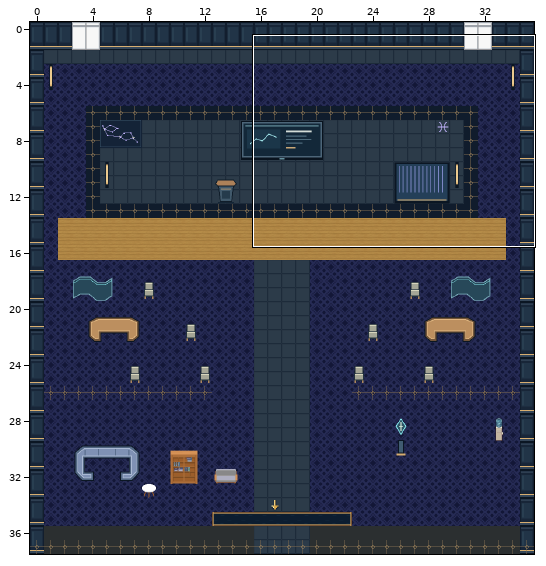
A Tiled map (JSON) gets an edit: maps/preview/speaker-pisces.tmj. The first picture is a wide view before the edit; the outline marks the close-up.
Close-up. Earlier state:
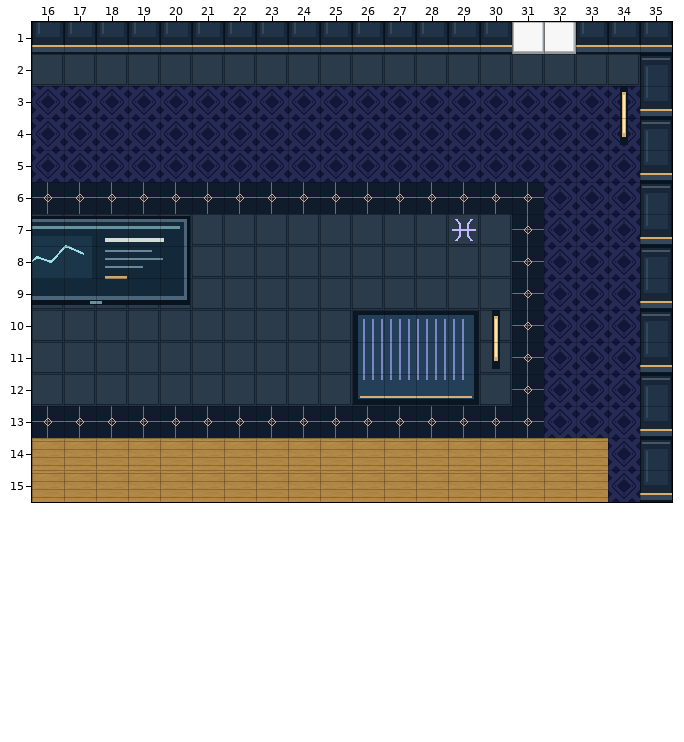
Cells are 32x32 px. Shown: x 16..35, y 1..15. The commit also changed other parts of the map, which this record leaves out.
Now the later version:
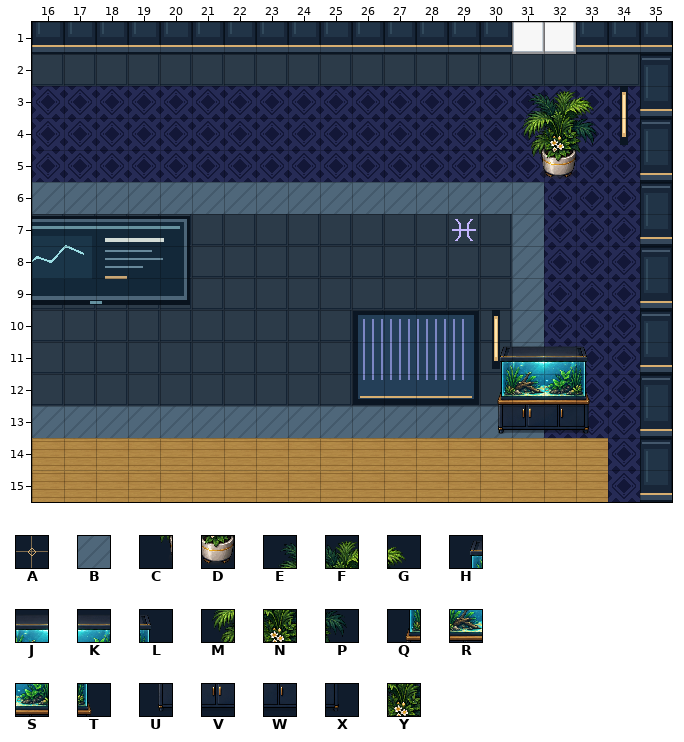
Key: from "art-0": A 15; from "art-1": B 360; from "art-8": C 6, D 7; from "art-9": E 64, F 65, G 66, H 67, J 68, K 69, L 70, M 80, N 81, P 82, Q 83, R 84, S 85, T 86, U 99, V 100, W 101, X 102; from "navigation-mask": Y 1.
_ is an empty cell, # one hidden under a higher layer, . an unchanged one.
Tiles of an added or newly shown layer are drawn over the layers below it.
See-through tiles are keyed as they look on the map.
Edits made:
--- layer "terrain"
@@ x 16..31 @@
- 6 AAAAAAAAAAAAAAAA
- 7 ...............A
- 8 ...............A
- 9 ...............A
-10 ...............A
-11 ...............A
-12 ...............A
-13 AAAAAAAAAAAAAAAA
+ 6 BBBBBBBBBBBBBBBB
+ 7 ...............B
+ 8 ...............B
+ 9 ...............B
+10 ...............B
+11 ...............B
+12 ...............#
+13 BBBBBBBBBBBBBBBB
--- layer "scenery-belowAvatar-0"
@@ x 31..33 @@
- 3 ___
- 4 ___
- 5 __.
+ 3 EFG
+ 4 MNP
+ 5 CD.
--- layer "scenery-belowAvatar-1"
@@ x 30..33 @@
-11 ____
-12 _.._
-13 ____
+11 HJKL
+12 Q..T
+13 UVWX
--- layer "interior-ambient-water" (added)
@@ x 30..33 @@
-11 ____
-12 ____
-13 ____
+11 HJKL
+12 QRST
+13 UVWX
--- layer "physical-collisions"
@@ x 31..33 @@
- 3 ___
- 4 ___
- 5 __.
+ 3 YYY
+ 4 YYY
+ 5 YY.
@@ x 30..33 @@
-11 ____
-12 ____
-13 ____
+11 YYYY
+12 YYYY
+13 YYYY
Boxes around the changes in both close-ups, in picture pixels (x1, y1, x2, y2):
changed: (32, 90, 597, 438)
